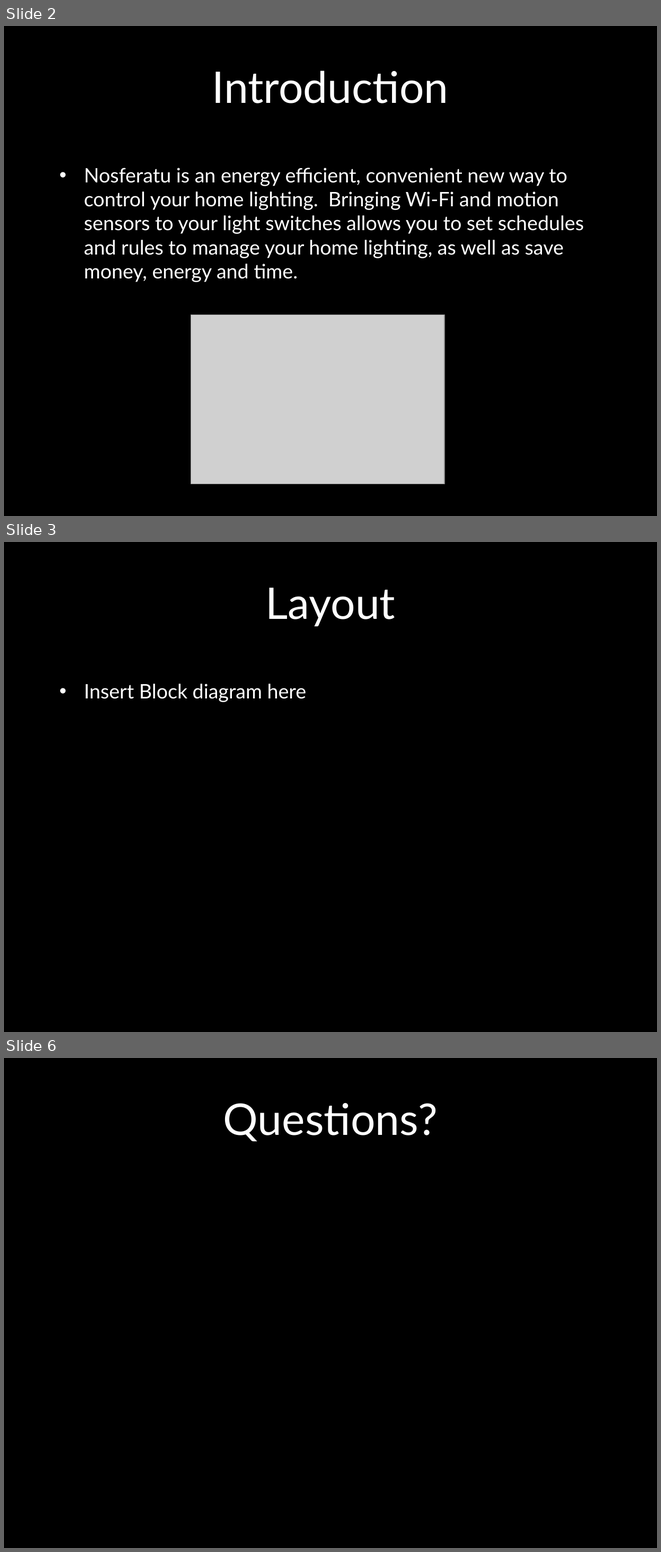
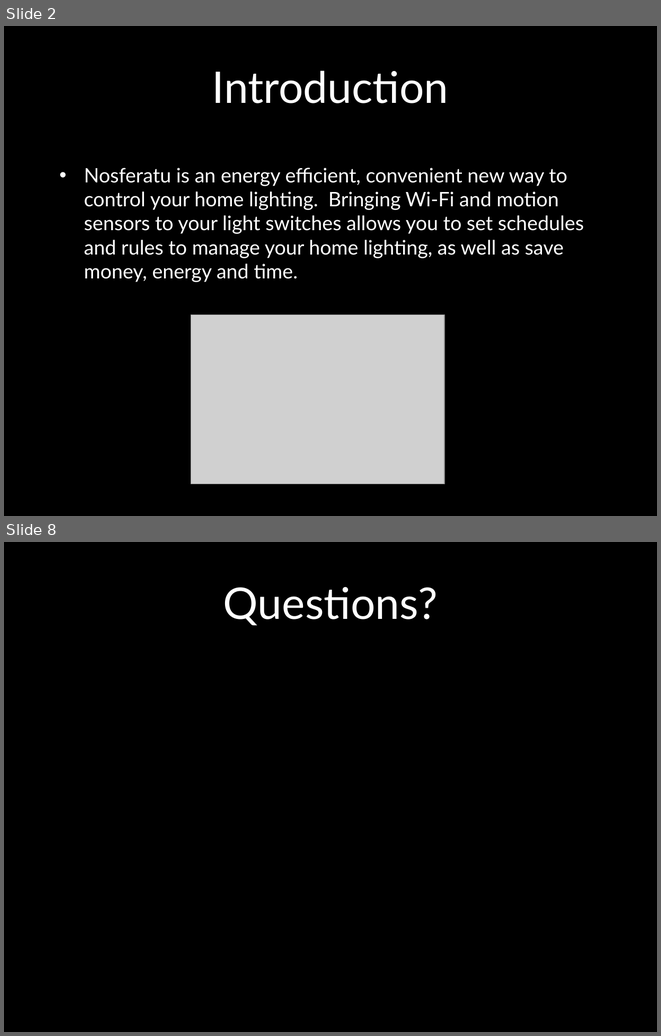
Before and after one commit to cojoigo/Capstone, a slide deck: Presentation.pptx. Shown one above the other, each under a label of ours: slides 2, 3 and 6 before the commit, slides 2 and 8 after it; the slides between them are not shown. The pictures are 661x1552 and 661x1036 pixels, drawn with LibreOffice and Linux fonts; fonts in the diff are those of the drawing; grey boxes stand for pictures; background and template pictures are left out. Boxes give left, top, right and bottom in pixels: in the first picture for what was removed or moved away, otherwise in the second. Text is boxed around its words. In the diff, an @@ line names an element or a change of style, - is before the commit and + after.

```diff
--- a/Presentation.pptx
+++ b/Presentation.pptx
@@ slide 3 removed at box(4, 542, 657, 1032), background picture (left out) @@
@@ title removed at box(265, 588, 395, 626) @@
-Layout
@@ text removed at box(84, 684, 307, 702) @@
-• Insert Block diagram here
@@ what was slide 6 is now slide 8 @@
```
Also in this commit, not shown: 1 slide changed, 4 slides added, 1 other slide removed, 8 other files.
